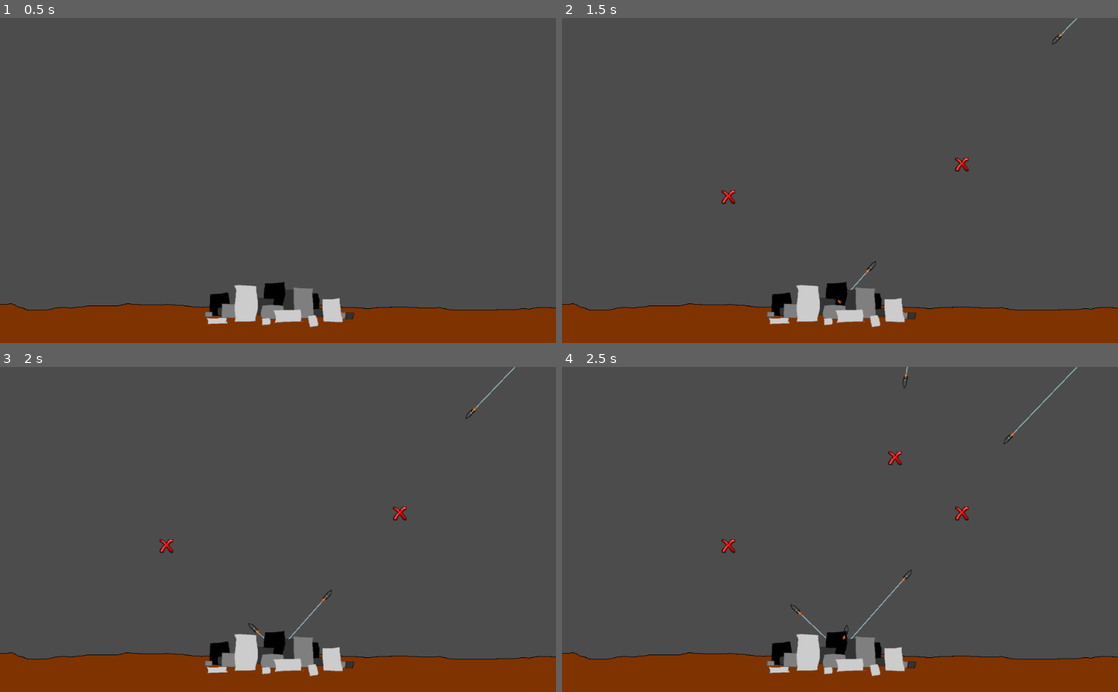
Above: before the commit, frames 1-4 (two rows, left to right).
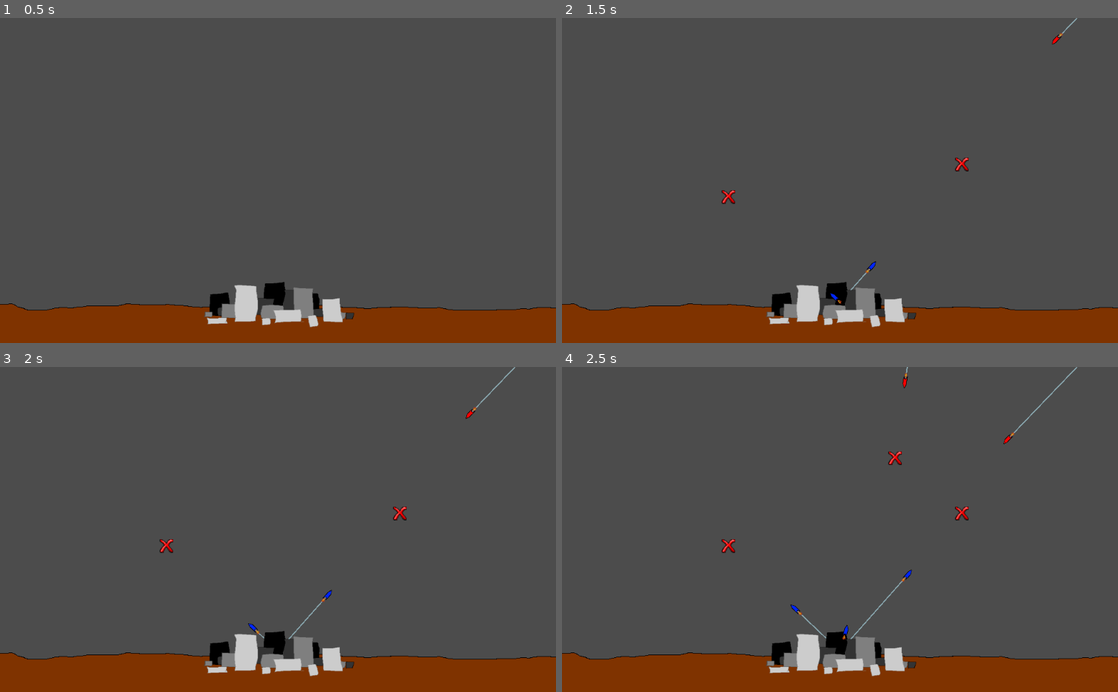
Above: after the commit, the same moments.

Repository: aJns/godot_missile_defence
Game: Godot game, scene res://MissileDefense.tscn
Two runs of this game, one before a commit and one after it. Both use one fixed random seed, a clock stepped at 60 frames per second and the inputs below.
Inputs (mouse positions are in pixels of both pictures, inside the frame that each line leads up to):
- Up to frame 1 (0.5 s): no input
- Up to frame 2 (1.5 s): tap Enter at 0.5 s; move the mouse to (962, 164) at 0.52 s; click (962, 164) at 0.6 s; tap Space at 1.25 s; move the mouse to (728, 196) at 1.27 s; click (728, 196) at 1.35 s
- Up to frame 3 (2 s): no input
- Up to frame 4 (2.5 s): move the mouse to (895, 458) at 2.02 s; click (895, 458) at 2.1 s

Frame 1 is identical in both runs. In frame 2, less than 0.1% of the frame differs, in the area x 48-90%, y 5-87%; in frame 3, less than 0.1%; in frame 4, less than 0.1%, in the area x 41-81%, y 3-83%.

Commit message:
Add missile color

Diff:
--- a/DefenseMissileLauncher.gd
+++ b/DefenseMissileLauncher.gd
@@ -6,6 +6,12 @@
 
 const missile_speed = 100
 var missile_scene = preload("res://Projectile.tscn")
+
+
+enum MSL_COLOR{
+	BLUE,
+	RED
+}
 
 # Called when the node enters the scene tree for the first time.
 func _ready():
@@ -25,3 +31,4 @@
 		get_node("/root").add_child(msl) # For some reason if add as child to missile_defense to missile is invisible
 		# TODO: find out why ^^
 		msl.init(flight_dir, 100, target, true)
+		msl.set_sprite_color(MSL_COLOR.BLUE)
--- a/MissileSpawner.gd
+++ b/MissileSpawner.gd
@@ -10,6 +10,11 @@
 
 const AVG_MISSILE_SPEED = 100
 const MSL_SPEED_VAR = 30
+
+enum MSL_COLOR{
+	BLUE,
+	RED
+}
 
 const WINDOW_CEIL = 0
 const WINDOW_WIDTH = 1024
@@ -61,3 +66,4 @@
 	var speed = rng.randf_range(AVG_MISSILE_SPEED-MSL_SPEED_VAR, AVG_MISSILE_SPEED+MSL_SPEED_VAR)
 	add_child(node)
 	node.init(flight_dir, speed, Vector2(9999, 9999), false)
+	node.set_sprite_color(MSL_COLOR.RED)
--- a/Projectile.gd
+++ b/Projectile.gd
@@ -12,6 +12,9 @@
 
 var explosion = preload("res://Explosion.tscn")
 
+var red_sprite = preload("res://missile_red.png")
+var blue_sprite = preload("res://missile_blue.png")
+
 var draw_target: bool
 var target_sprite: Sprite
 var target_scene = preload("res://Target.tscn")
@@ -19,6 +22,10 @@
 var chemtrail_scene = preload("res://Chemtrail.tscn")
 var chemtrail: Line2D
 
+enum MSL_COLOR{
+	BLUE,
+	RED
+}
 
 # Called when the node enters the scene tree for the first time.
 func _ready():
@@ -35,6 +42,12 @@
 	get_node("/root").add_child(chemtrail)
 	chemtrail.set_start_pos(self.position)
 
+
+func set_sprite_color(color):
+	if color == MSL_COLOR.BLUE:
+		get_node("missile").set_texture(blue_sprite)
+	if color == MSL_COLOR.RED:
+		get_node("missile").set_texture(red_sprite)
 
 func explode():
 	self.remove_from_group("projectiles")	# Gotta do this, so we don't reference this missile anymore
Binary file added: missile_blue.png
Not shown, added: missile_blue.png.import
Binary file added: missile_red.png
Not shown, added: missile_red.png.import
